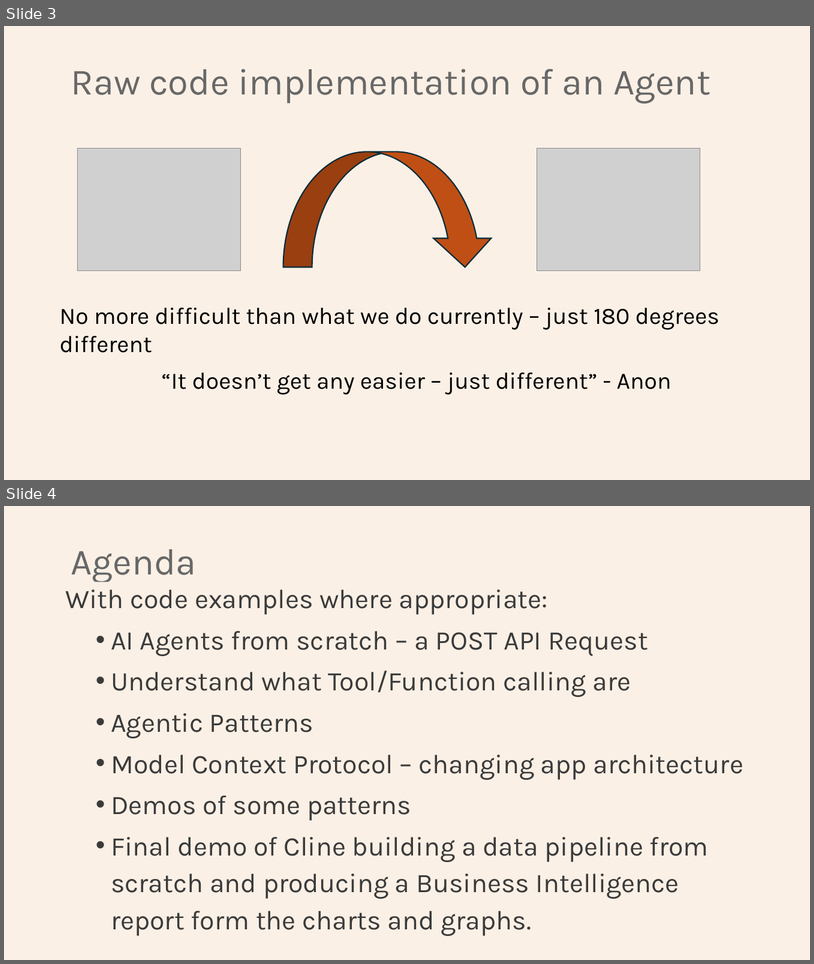
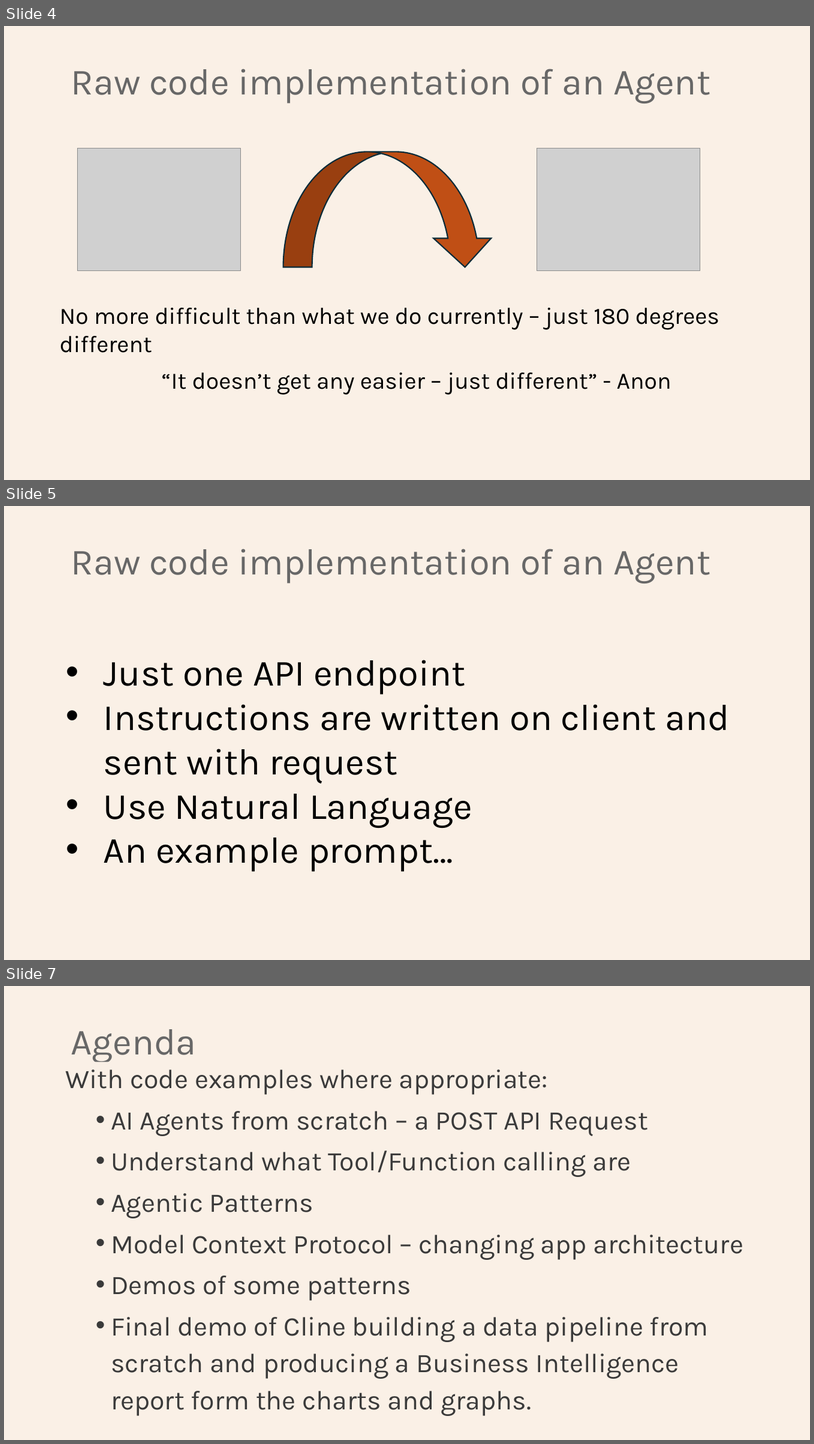
Before and after one commit to Python-Test-Engineer/earl2025, a slide deck: AI_Agents_in_the_Data_Pipeline.pptx. Shown one above the other, each under a label of ours: slides 3 and 4 before the commit, slides 4, 5 and 7 after it; the slides between them are not shown. The pictures are 814x964 and 814x1444 pixels, drawn with LibreOffice and Linux fonts; fonts in the diff are those of the drawing; grey boxes stand for pictures. Boxes give left, top, right and bottom in pixels: in the first picture for what was removed or moved away, otherwise in the second. Text is boxed around its words. In the diff, an @@ line names an element or a change of style, - is before the commit and + after.

```diff
--- a/AI_Agents_in_the_Data_Pipeline.pptx
+++ b/AI_Agents_in_the_Data_Pipeline.pptx
@@ slide 5 added at <box>4,506,810,960</box>, background #FAF0E6 @@
@@ title added at <box>71,549,711,583</box>, 44 pt, text #676767 @@
+Raw code implementation of an Agent
@@ text added at <box>104,660,730,871</box>, 44 pt, text #000000 @@
+• Just one API endpoint
+• Instructions are written on client and sent with request
+• Use Natural Language
+• An example prompt…
@@ what was slide 3 is now slide 4 @@
@@ what was slide 4 is now slide 7 @@
```
Also in this commit, not shown: 1 slide changed, 1 other slide added.
